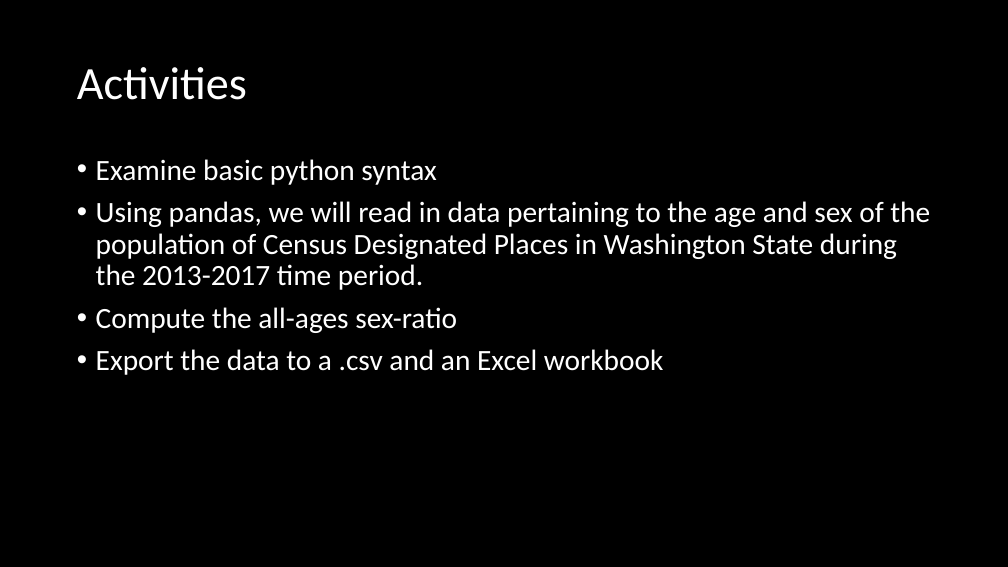
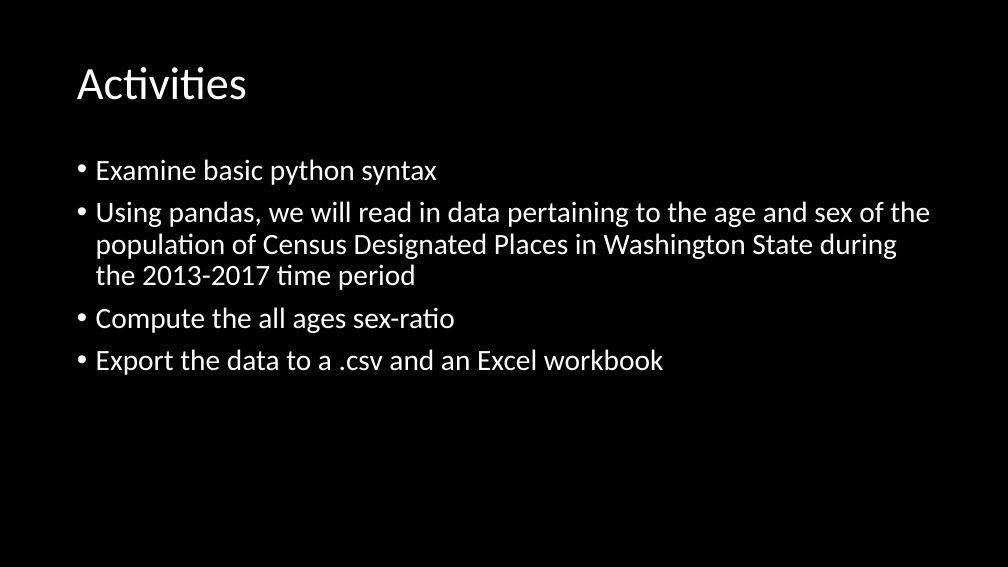
Before and after one commit to mike-babb/intro_to_python, a slide deck: slide 3 of Introduction to Python.pptx (slide 4 before the commit). Drawn at 1008x567 pixels with LibreOffice and Linux fonts; fonts in the diff are those of the drawing. Boxes give left, top, right and bottom in pixels: in the first picture for what was removed or moved away, otherwise in the second. Text is boxed around its words. In the diff, an @@ line names an element or a change of style, - is before the commit and + after.

Commit message:
Revise and include mapping data.

```diff
--- a/Introduction to Python.pptx
+++ b/Introduction to Python.pptx
@@ text at [96,201,930,333]: text changed @@
-• Using pandas, we will read in data pertaining to the age and sex of the population of Census Designated Places in Washington State during the 2013-2017 time period.
-• Compute the all-ages sex-ratio
+• Using pandas, we will read in data pertaining to the age and sex of the population of Census Designated Places in Washington State during the 2013-2017 time period
+• Compute the all ages sex-ratio
```
Also in this commit, not shown: 4 other slides changed, 5 slides added, 13 other files.
